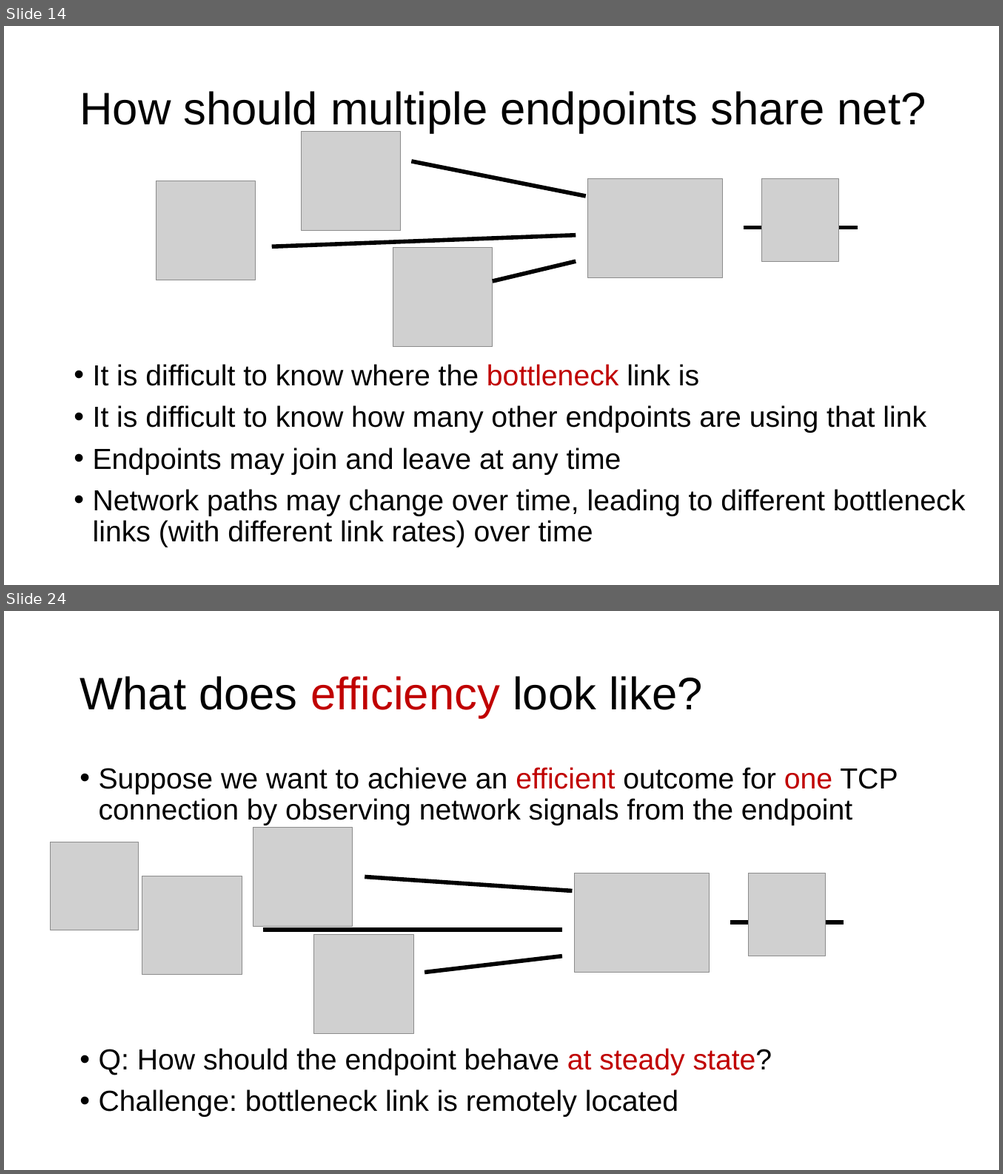
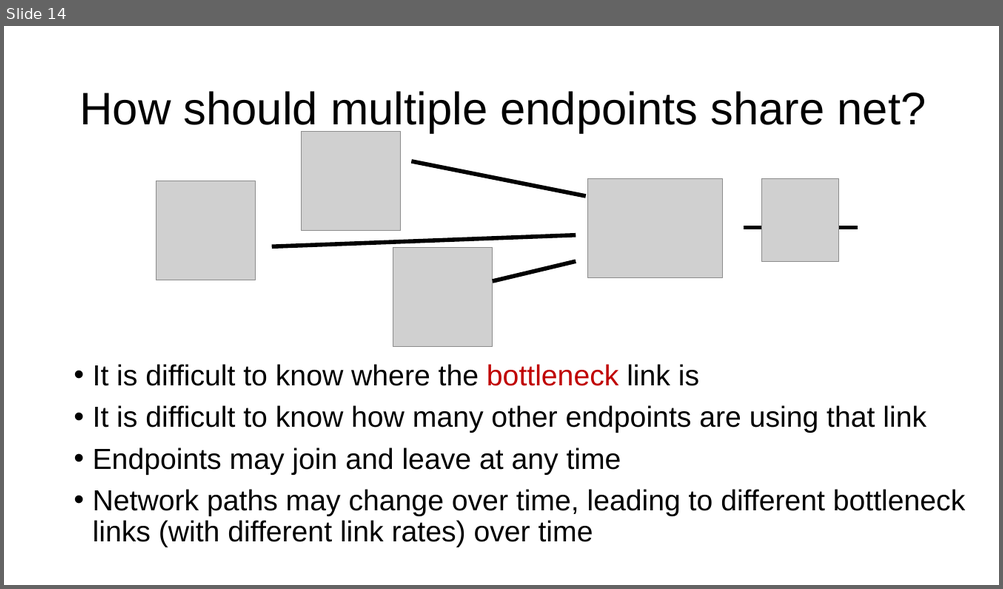
Before and after one commit to ngsrinivas/coursegen, a slide deck: ex/352-F24/staging/352-F24/lectures/16-tp-flowcontrol-congestioncontrol.pptx. Shown one above the other, each under a label of ours: slides 14 and 24 before the commit, slide 14 after it; the slides between them are not shown. The pictures are 1003x1174 and 1003x589 pixels, drawn with LibreOffice and Linux fonts; fonts in the diff are those of the drawing; grey boxes stand for pictures. Boxes give left, top, right and bottom in pixels: in the first picture for what was removed or moved away, otherwise in the second. Text is boxed around its words. In the diff, an @@ line names an element or a change of style, - is before the commit and + after.

```diff
--- a/ex/352-F24/staging/352-F24/lectures/16-tp-flowcontrol-congestioncontrol.pptx
+++ b/ex/352-F24/staging/352-F24/lectures/16-tp-flowcontrol-congestioncontrol.pptx
@@ slide 24 removed at [4,611,999,1170], background #FFFFFF @@
@@ title removed at [79,676,703,718] @@
-What does efficiency look like?
@@ text removed at [99,767,897,1117] @@
-• Suppose we want to achieve an efficient outcome for one TCP connection by observing network signals from the endpoint
-• Q: How should the endpoint behave at steady state?
-• Challenge: bottleneck link is remotely located
@@ picture removed at [253,827,353,926] @@
@@ picture removed at [51,843,138,931] @@
@@ picture removed at [142,876,242,975] @@
@@ picture removed at [574,874,708,973] @@
@@ picture removed at [748,874,825,957] @@
@@ line removed from (364, 877) to (572, 891) @@
@@ line removed from (263, 931) to (562, 931) @@
@@ picture removed at [313,935,413,1034] @@
@@ line removed from (730, 923) to (843, 923) @@
@@ line removed from (425, 973) to (562, 957) @@
```
Also in this commit, not shown: 23 other slides removed, 3 other files.
